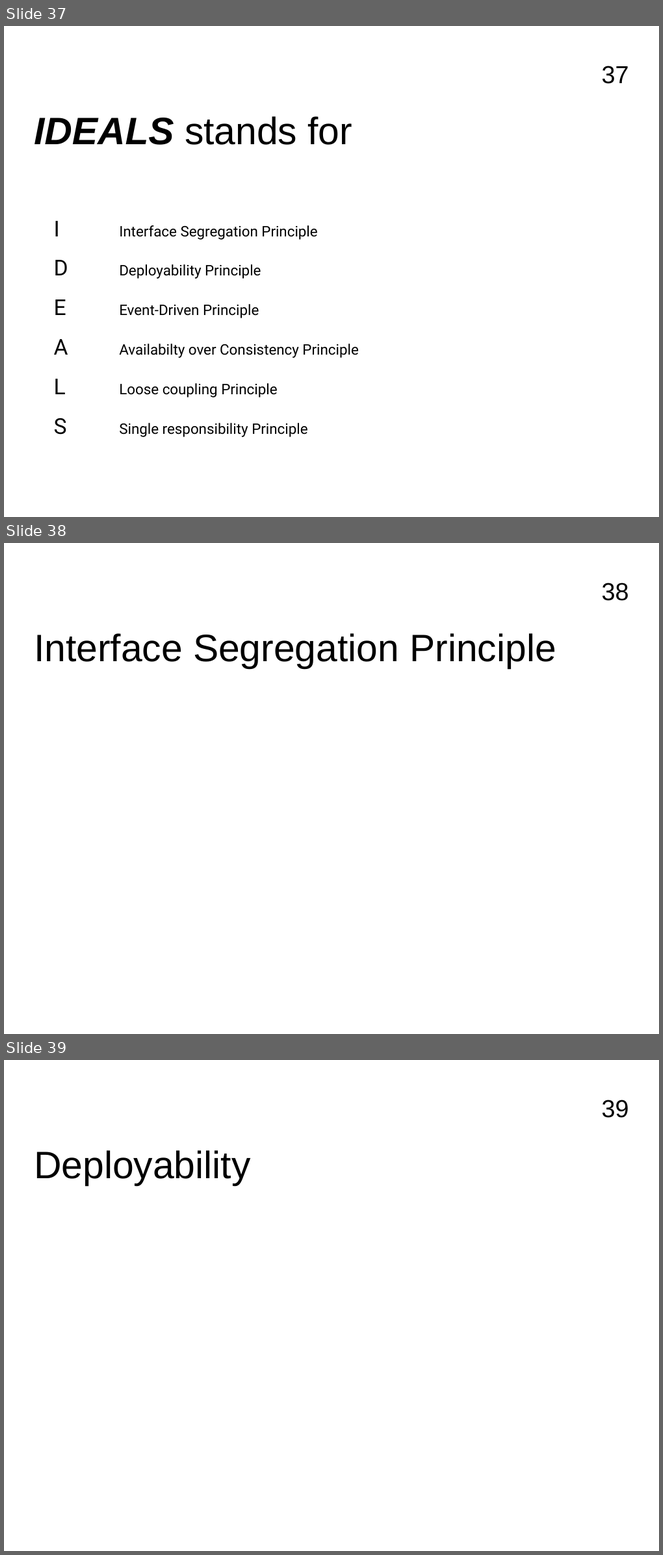
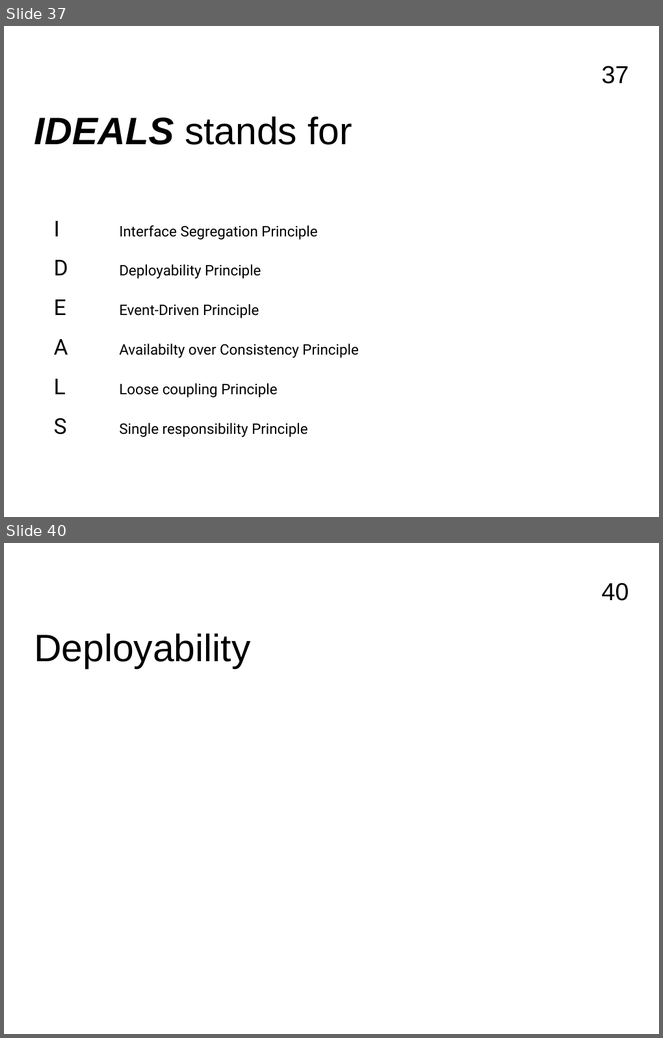
Before and after one commit to FrancoMelandri/SOLID, a slide deck: docs/solid.pptx. Shown one above the other, each under a label of ours: slides 37, 38 and 39 before the commit, slides 37 and 40 after it; the slides between them are not shown. The pictures are 663x1555 and 663x1038 pixels, drawn with LibreOffice and Linux fonts; fonts in the diff are those of the drawing. Boxes give left, top, right and bottom in pixels: in the first picture for what was removed or moved away, otherwise in the second. Text is boxed around its words. In the diff, an @@ line names an element or a change of style, - is before the commit and + after.

Commit message:
adding slide related to IDEALS Interface segregation

```diff
--- a/docs/solid.pptx
+++ b/docs/solid.pptx
@@ slide 38 removed at [4, 543, 659, 1034], background #FFFFFF; not listed: 1 template element that a slide beside it also shows @@
@@ text removed at [34, 633, 556, 668] @@
-Interface Segregation Principle
@@ what was slide 39 is now slide 40 @@
@@ page number at [602, 583, 629, 601]: text changed @@
-39
+40
```
Also in this commit, not shown: 2 slides added.
